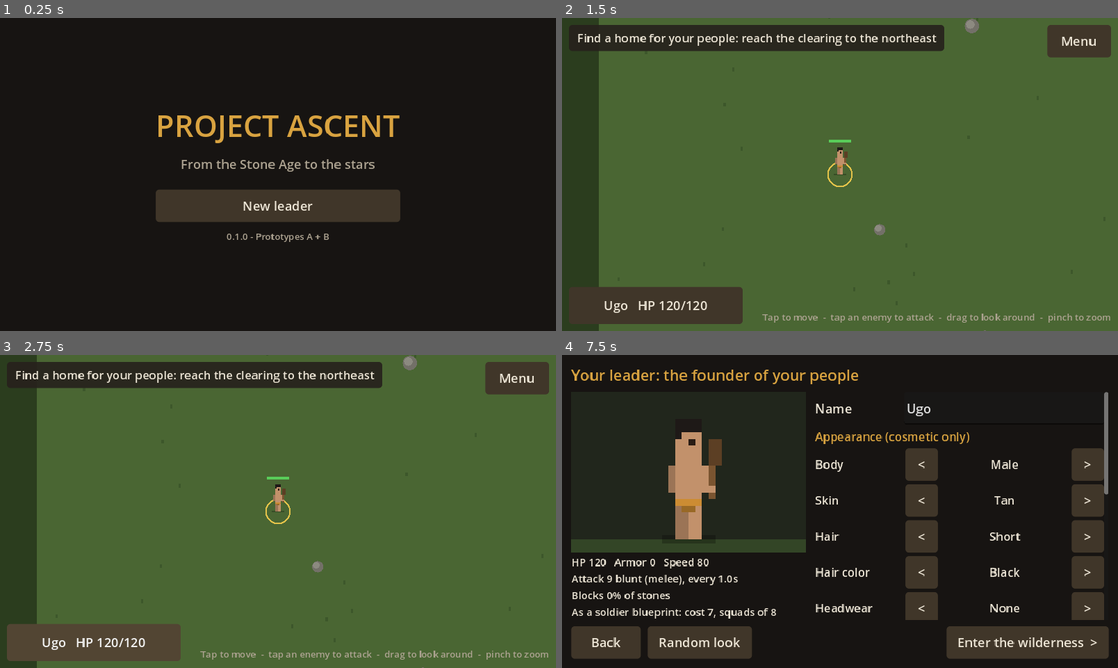
Above: before the commit, frames 1-4 (two rows, left to right).
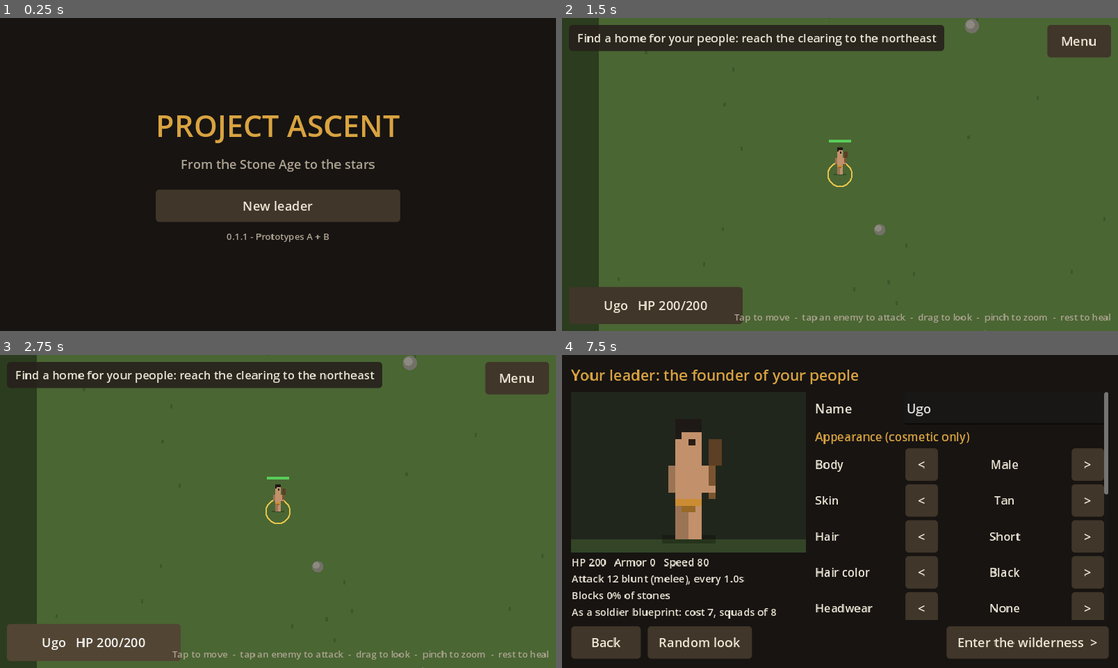
Above: after the commit, the same moments.

Repository: stbkat-ai/Project_Assent
Game: Godot game, scene res://main.tscn
Two runs of this game, one before a commit and one after it. Both use one fixed random seed, a clock stepped at 60 frames per second and the inputs below.
Inputs (mouse positions are in pixels of both pictures, inside the frame that each line leads up to):
- Up to frame 1 (0.25 s): no input
- Up to frame 2 (1.5 s): click "New leader" at 0.5 s; click "Enter the wilderness >" at 1.25 s
- Up to frame 3 (2.75 s): click (94, 642) at 2 s, where only the run before the commit has a clickable "Ugo HP 120/120"
- Up to frame 4 (7.5 s): click (656, 642) at 2.75 s, where only the run after the commit has a clickable "Ugo HP 200/200"; click (656, 642) at 3.5 s, where only the run before the commit has a clickable "Ugo HP 120/120"; click (656, 642) at 4.25 s, where only the run after the commit has a clickable "Ugo HP 200/200"; click (656, 642) at 5 s, where only the run before the commit has a clickable "Ugo HP 120/120"; click (656, 642) at 5.75 s, where only the run after the commit has a clickable "Ugo HP 200/200"; click "Menu" at 6.5 s; click "New leader" at 7.25 s

The runs differ from the first frame. In frame 1, less than 0.1% of the frame differs, in the area x 43-45%, y 68-71%; in frame 2, 0.8%; in frame 3, 0.8%, in the area x 17-99%, y 90-98%; in frame 4, 0.4%.

Commit message:
Rebalance the wilderness: it was too hard to reach the clearing
The first wolf pack out-damaged the leader (about 15 damage/s against
120 HP) and wolves outran him, so the opening was nearly unwinnable.

- Heroes: 5x base HP (200) and 2x damage (club hits for 12)
- Heroes heal 8% of max HP per second after 4 s without being hit
- Wolves: 20 HP, 3 damage per second, speed 100, smaller packs (2 + 1)
- Clearing guards: 2 cavemen (30 HP) + 1 wolf, shorter aggro range
- Version 0.1.1 (Android version code 2, installs over 0.1.0)

Co-Authored-By: Claude Opus 5.5 <noreply@anthropic.com>
Claude-Session: https://claude.ai/code/session_018xPYPgkVPLBC9rhUbF3obn

Diff:
--- a/scripts/data/unit_stats.gd
+++ b/scripts/data/unit_stats.gd
@@ -5,8 +5,8 @@
 const GearCatalog = preload("res://scripts/data/gear_catalog.gd")
 
 const BASE_HP := 40
-const HERO_HP_MULT := 3.0
-const HERO_DAMAGE_MULT := 1.5
+const HERO_HP_MULT := 5.0
+const HERO_DAMAGE_MULT := 2.0
 const BASE_SPEED := 80.0
 const BASE_COST := 5
 const MAX_BLOCK := 0.75
--- a/scripts/main.gd
+++ b/scripts/main.gd
@@ -7,7 +7,7 @@
 const Wilderness = preload("res://scripts/world/wilderness.gd")
 const UiStyle = preload("res://scripts/ui/ui_style.gd")
 
-const VERSION := "0.1.0 - Prototypes A + B"
+const VERSION := "0.1.1 - Prototypes A + B"
 
 var state: GameState
 var _current: Node = null
--- a/scripts/world/creature.gd
+++ b/scripts/world/creature.gd
@@ -15,6 +15,8 @@
 const PX := 2.0  # screen size of one figure pixel at zoom 1
 const BODY_CENTER := Vector2(0, -18)
 const HIT_RADIUS := 26.0
+const HERO_REST_DELAY := 4.0  # seconds without being hit before healing starts
+const HERO_REGEN_PER_SEC := 0.08  # share of max HP healed per second
 
 var team := "wild"  # "player" or "wild"
 var kind := "human"  # "human" or "wolf"
@@ -50,6 +52,8 @@
 var _hurt_t := 0.0
 var _wander_t := 0.0
 var _returning := false
+var _since_hit := 99.0
+var _regen := 0.0
 var _rng := RandomNumberGenerator.new()
 
 
@@ -93,6 +97,9 @@
 	_cooldown = maxf(0.0, _cooldown - delta)
 	_swing_t = maxf(0.0, _swing_t - delta)
 	_hurt_t = maxf(0.0, _hurt_t - delta)
+	_since_hit += delta
+	if is_hero:
+		_heal_out_of_combat(delta)
 
 	if target != null and (not is_instance_valid(target) or not target.is_alive()):
 		target = null
@@ -124,6 +131,18 @@
 	queue_redraw()
 
 
+## Heroes recover when they haven't been hit for a few seconds.
+func _heal_out_of_combat(delta: float) -> void:
+	if _since_hit < HERO_REST_DELAY or hp >= max_hp:
+		_regen = 0.0
+		return
+	_regen += max_hp * HERO_REGEN_PER_SEC * delta
+	if _regen >= 1.0:
+		var amount := int(_regen)
+		_regen -= amount
+		hp = mini(max_hp, hp + amount)
+
+
 func _think(delta: float) -> void:
 	if _returning:
 		hp = mini(max_hp, hp + int(ceil(max_hp * 0.5 * delta)))
@@ -214,6 +233,7 @@
 		return
 	hp -= dealt
 	_hurt_t = 0.15
+	_since_hit = 0.0
 	if attacker != null and is_instance_valid(attacker) and target == null:
 		if team == "wild" and not _returning:
 			target = attacker
--- a/scripts/world/wilderness.gd
+++ b/scripts/world/wilderness.gd
@@ -69,13 +69,12 @@
 	hero.selected = true
 
 	# Two wolf packs on the way, cavemen holding the clearing.
-	for p in [Vector2(1050, 1300), Vector2(1110, 1360), Vector2(1000, 1380)]:
+	for p in [Vector2(1050, 1300), Vector2(1120, 1370)]:
 		_spawn_wolf(p, false)
-	for p in [Vector2(1800, 900), Vector2(1880, 960)]:
-		_spawn_wolf(p, false)
-	for p in [Vector2(2450, 470), Vector2(2650, 600), Vector2(2560, 700)]:
+	_spawn_wolf(Vector2(1850, 930), false)
+	for p in [Vector2(2380, 430), Vector2(2700, 640)]:
 		_spawn_caveman(p, true)
-	_spawn_wolf(Vector2(2300, 380), true)
+	_spawn_wolf(Vector2(2520, 760), true)
 
 	_camera = Camera2D.new()
 	_camera.position = hero.position
@@ -115,7 +114,9 @@
 	look["headwear"] = "bone_headband"
 	var c := _spawn_human(pos, "wild", look, {"body": "hide_wrap", "main_hand": "club", "off_hand": "none_off"}, false)
 	c.display_name = "Hostile caveman"
-	c.aggro_radius = 220.0
+	c.max_hp = 30
+	c.hp = 30
+	c.aggro_radius = 170.0
 	if guards_site:
 		c.add_to_group("site_guards")
 
@@ -127,9 +128,9 @@
 	c.kind = "wolf"
 	c.display_name = "Wolf"
 	c.bounds = WORLD
-	c.apply_stats({"hp": 28, "damage": 4, "damage_type": "slash", "interval": 0.8, "range": 22.0,
-		"ranged": false, "armor": 0, "block": 0.0, "speed": 120.0})
-	c.aggro_radius = 260.0
+	c.apply_stats({"hp": 20, "damage": 3, "damage_type": "slash", "interval": 1.0, "range": 22.0,
+		"ranged": false, "armor": 0, "block": 0.0, "speed": 100.0})
+	c.aggro_radius = 190.0
 	c.died.connect(_on_creature_died)
 	if guards_site:
 		c.add_to_group("site_guards")
@@ -353,7 +354,7 @@
 	_hero_card.pressed.connect(func() -> void: _follow = true)
 	root.add_child(_hero_card)
 
-	var hint := UiStyle.label("Tap to move  -  tap an enemy to attack  -  drag to look around  -  pinch to zoom", 16, UiStyle.MUTED)
+	var hint := UiStyle.label("Tap to move  -  tap an enemy to attack  -  drag to look  -  pinch to zoom  -  rest to heal", 16, UiStyle.MUTED)
 	hint.set_anchors_and_offsets_preset(Control.PRESET_BOTTOM_RIGHT)
 	hint.grow_horizontal = Control.GROW_DIRECTION_BEGIN
 	hint.grow_vertical = Control.GROW_DIRECTION_BEGIN
--- a/tests/run_tests.gd
+++ b/tests/run_tests.gd
@@ -84,7 +84,7 @@
 	_check(slinger["ranged"] == true, "sling is ranged")
 	_check(slinger["squad_size"] == 8, "cheap slingers come 8 to a squad")
 	var hero = stats.compute({"body": "none_body", "main_hand": "club", "off_hand": "none_off"}, true)
-	_check(hero["hp"] == 120 and hero["damage"] == 9, "hero gets 3x HP and 1.5x damage")
+	_check(hero["hp"] == 200 and hero["damage"] == 12, "hero gets 5x HP and 2x damage")
 	var unknown = stats.compute({"body": "made_up_item"})
 	_check(unknown["hp"] == 40 and unknown["damage"] == 2, "unknown gear ids are ignored safely")
 
Not shown, changed: export_presets.cfg
Not shown, changed: README.md
